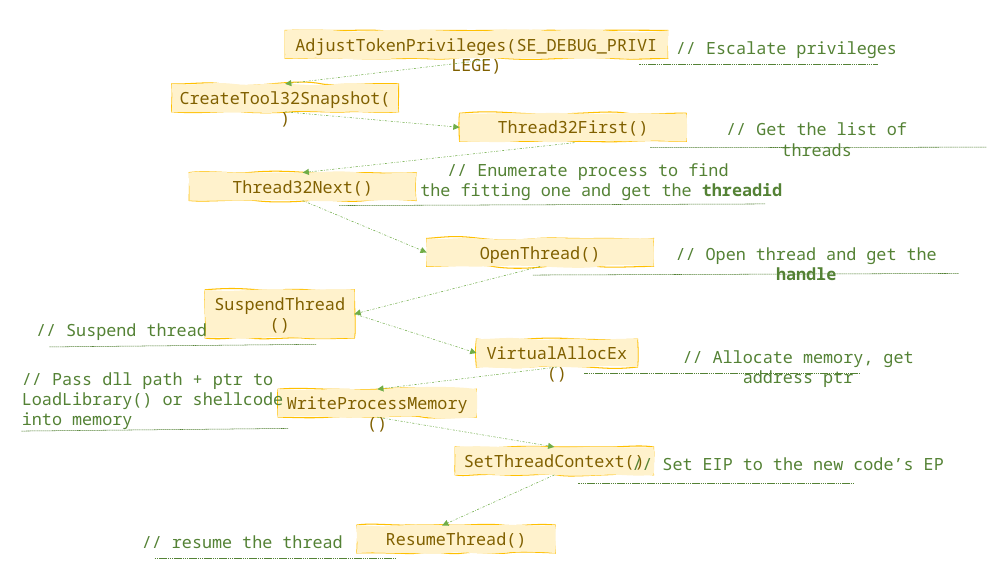
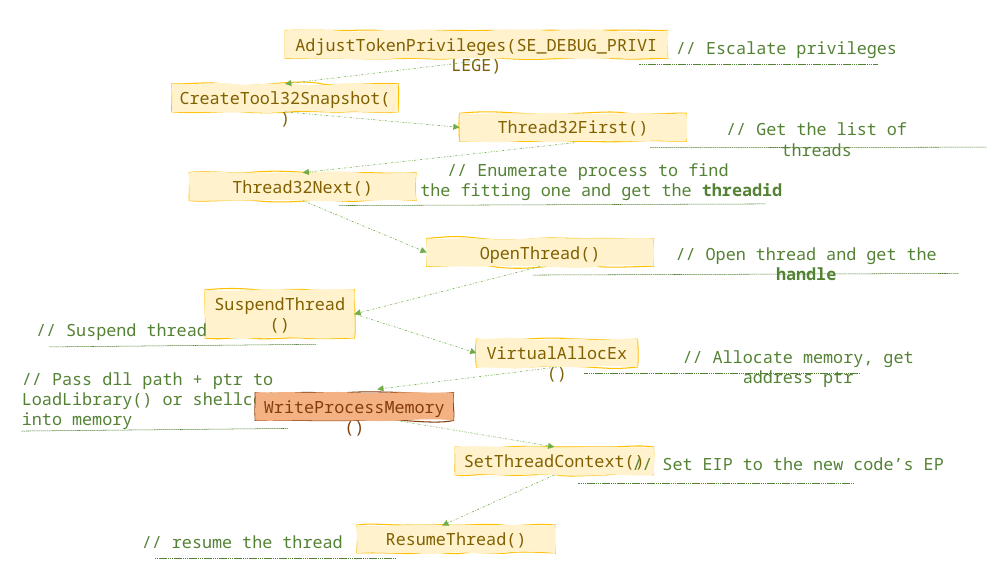
Before and after one commit to ShH01m3s/ShH01m3s.github.io, a slide deck: slide 18 of files/presentations/Injects_p1.pptx. Drawn at 1008x567 pixels with LibreOffice and Linux fonts; fonts in the diff are those of the drawing. Boxes give left, top, right and bottom in pixels: in the first picture for what was removed or moved away, otherwise in the second. Text is boxed around its words. In the diff, an @@ line names an element or a change of style, - is before the commit and + after.

```diff
--- a/files/presentations/Injects_p1.pptx
+++ b/files/presentations/Injects_p1.pptx
@@ freeform shape "WriteProcessMemory()": place and size @@
-freeform shape "WriteProcessMemory()" at [278, 389, 476, 417]
+freeform shape "WriteProcessMemory()" at [256, 392, 454, 420]
@@ freeform shape "WriteProcessMemory()" at [256, 392, 454, 420]: text colour #806000 to #843C0B; fill #FFF2CC to #F4B183; outline #FFC000 1 pt to #843C0B 1 pt @@
```
Also in this commit, not shown: 1 other slide changed, 4 slides added, 1 slide removed, 31 other files.
